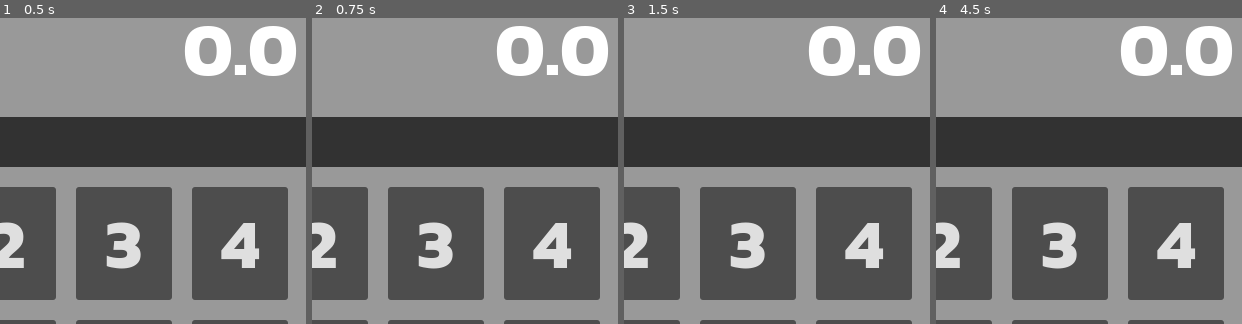
Above: before the commit, frames 1-4 (left to right).
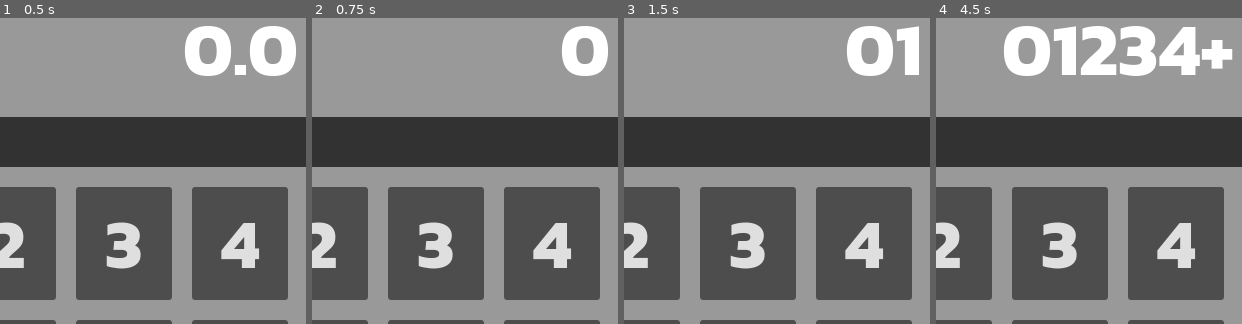
Above: after the commit, the same moments.

Repository: CamComDuck/quinary-calculator
Game: Godot game, scene res://calculator/calculator.tscn
Same seed, same stepped clock (60 frames per second), same inputs: the game is played once before the commit and once after it.
Inputs:
- Up to frame 1 (0.5 s): no input
- Up to frame 2 (0.75 s): click "0" at 0.5 s
- Up to frame 3 (1.5 s): click "1" at 1.25 s
- Up to frame 4 (4.5 s): click "2" at 2 s; click "3" at 2.75 s; click "4" at 3.5 s; click "+" at 4.25 s
The pictures show only the part of the screen within x 49-99%, y 7-57%; the shares and areas given below are measured in that part.

Frame 1 is identical in both runs. In frame 2, 1.8% of the frame differs, in the area x 60-81%, y 2-19%; in frame 3, 3.1%; in frame 4, 7.4%, in the area x 22-98%, y 2-19%.

Commit message:
added input handling

Diff:
--- a/project/calculator/calculator.gd
+++ b/project/calculator/calculator.gd
@@ -2,6 +2,11 @@
 extends Node2D
 
 var last_button_pressed : int = -1
+
+var num1 = ""
+var num2 = ""
+var calcChoice = ""
+var currentNum= 1
 
 @onready var display_text := %DisplayText as DisplayText
 
@@ -51,15 +56,15 @@
 	return base_10_Int_to_Quinary_String(decimal1 + decimal2)
 
 #TODO
-func subtract_Quinary_Strings(input:String) -> String:
-	return""
-
-#TODO
-func multiply_Quinary_Strings(input:String) -> String:
-	return""
-
-#TODO
-func divide_Quinary_Strings(input:String) -> String:
+func subtract_Quinary_Strings(input1:String,input2:String) -> String:
+	return""
+
+#TODO
+func multiply_Quinary_Strings(input1:String,input2:String) -> String:
+	return""
+
+#TODO
+func divide_Quinary_Strings(input1:String,input2:String) -> String:
 	return""
 
 #TODO
@@ -74,6 +79,8 @@
 		return "error"
 	return base_10_Int_to_Quinary_String(decimal*decimal)
 
+
+#rework these into the divide_Quinary_Strings method above
 func divide_calc(num_1 : int, num_2 : int) -> float:
 	if num_2 == 0:
 		return -100
@@ -89,6 +96,16 @@
 		return str(input)
 
 
+func reset_on_calc():
+	num2 = ""
+	calcChoice = ""
+	currentNum = 1
+
+func full_reset():
+	num1 = ""
+	num2 = ""
+	calcChoice = ""
+	currentNum = 1
 
 
 func _update_display(new_display_text : String) -> void:
@@ -96,3 +113,93 @@
 
 func _on_button_pressed(button_pressed : ButtonsGrid.calc_button) -> void:
 	print(ButtonsGrid.calc_button.keys()[button_pressed])
+
+	#defintely a better way to do this, I just havent looked into it yet
+
+
+	#------------------------numbers-------------------------------------
+	if ButtonsGrid.calc_button.keys()[button_pressed] == "ZERO":
+		if currentNum == 1:
+			num1+="0"
+		elif currentNum == 2:
+			num2+="0"
+
+	if ButtonsGrid.calc_button.keys()[button_pressed] == "ONE":
+		if currentNum == 1:
+			num1+="1"
+		elif currentNum == 2:
+			num2+="1"
+
+	if ButtonsGrid.calc_button.keys()[button_pressed] == "TWO":
+		if currentNum == 1:
+			num1+="2"
+		elif currentNum == 2:
+			num2+="2"
+
+	if ButtonsGrid.calc_button.keys()[button_pressed] == "THREE":
+		if currentNum == 1:
+			num1+="3"
+		elif currentNum == 2:
+			num2+="3"
+
+	if ButtonsGrid.calc_button.keys()[button_pressed] == "FOUR":
+		if currentNum == 1:
+			num1+="4"
+		elif currentNum == 2:
+			num2+="4"
+
+		#-------------------Methods---------------------------
+
+	if ButtonsGrid.calc_button.keys()[button_pressed] == "ADD":
+		if calcChoice == "" and num1 != "":
+			calcChoice = "+"
+			currentNum = 2
+
+	if ButtonsGrid.calc_button.keys()[button_pressed] == "SUBTRACT":
+		if calcChoice == "" and num1 != "":
+			calcChoice = "-"
+			currentNum = 2
+
+	if ButtonsGrid.calc_button.keys()[button_pressed] == "MULTIPLY":
+		if calcChoice == "" and num1 != "":
+			calcChoice = "*"
+			currentNum = 2
+
+	if ButtonsGrid.calc_button.keys()[button_pressed] == "DIVIDE":
+		if calcChoice == "" and num1 != "":
+			calcChoice = "/"
+			currentNum = 2
+
+	if ButtonsGrid.calc_button.keys()[button_pressed] == "SQUARE":
+		if  num1 != "" or num2 != "":
+			if currentNum == 1:
+				num1 = square_Quinary_String(num1)
+			elif currentNum == 2:
+				num2 = square_Quinary_String(num2)
+
+	if ButtonsGrid.calc_button.keys()[button_pressed] == "ROOT":
+		if  num1 != "" or num2 != "":
+			if currentNum == 1:
+				num1 = squareRT_Quinary_String(num1)
+			elif currentNum == 2:
+				num2 = squareRT_Quinary_String(num2)
+
+	if ButtonsGrid.calc_button.keys()[button_pressed] == "EQUAL":
+		if  num1 != "" and num2 != "" and calcChoice != "":
+			if calcChoice == "+":
+				num1 = add_Quinary_Strings(num1,num2)
+				reset_on_calc()
+			elif calcChoice == "-":
+				num1 = subtract_Quinary_Strings(num1,num2)
+				reset_on_calc()
+			elif calcChoice == "*":
+				num1 =multiply_Quinary_Strings(num1,num2)
+				reset_on_calc()
+				currentNum
+			elif calcChoice == "/":
+				num1 =divide_Quinary_Strings(num1,num2)
+				reset_on_calc()
+
+
+
+	_update_display(num1 + calcChoice + num2)
